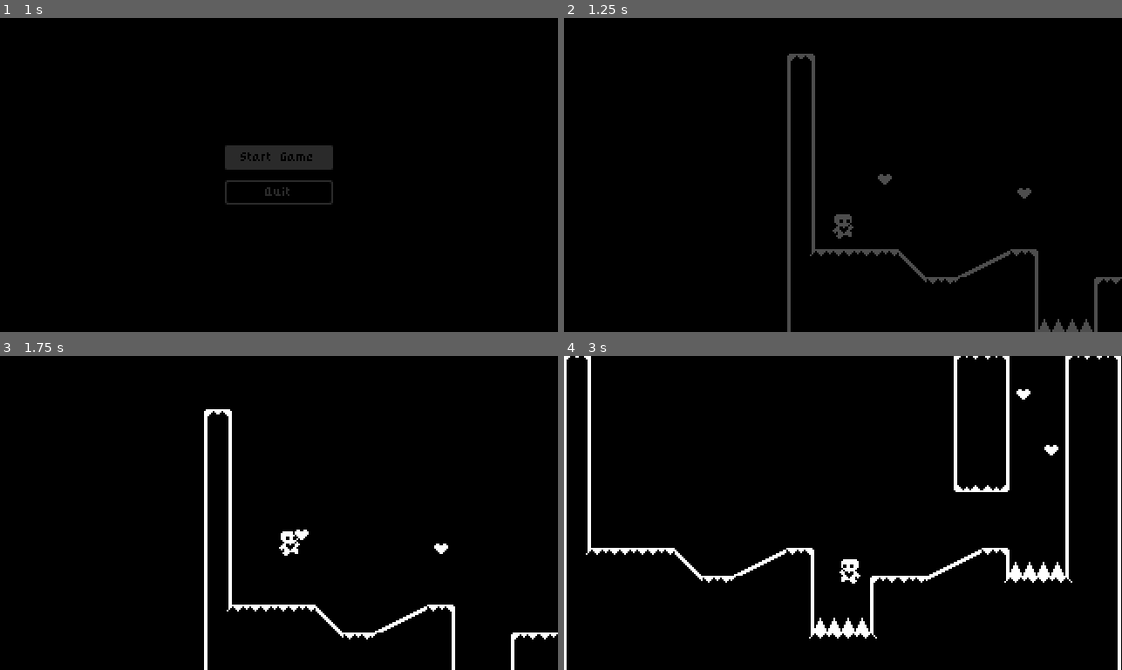
Above: before the commit, frames 1-4 (two rows, left to right).
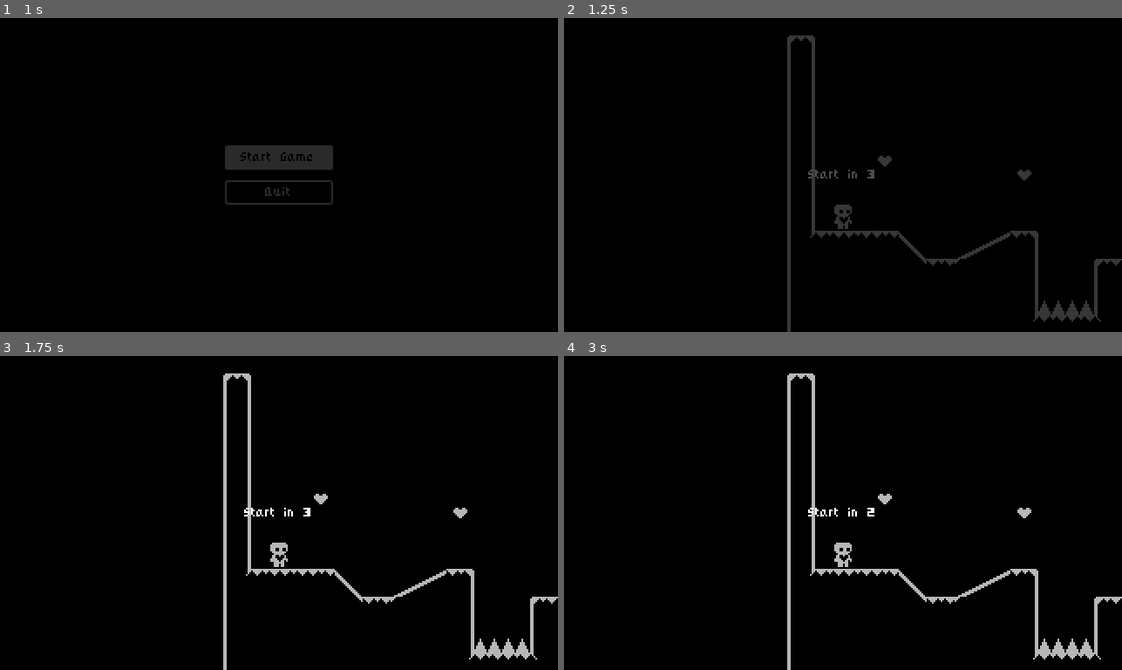
Above: after the commit, the same moments.

Repository: erikrios/heart-platformer
Game: Godot game, scene res://start_menu.tscn
Same seed, same stepped clock (60 frames per second), same inputs: the game is played once before the commit and once after it.
Inputs:
- Up to frame 1 (1 s): click "Start Game" at 0.5 s
- Up to frame 2 (1.25 s): no input
- Up to frame 3 (1.75 s): hold Right (move_right) from 1.28 s (still down); tap Space (jump) at 1.52 s
- Up to frame 4 (3 s): tap Space (jump) at 2.27 s; release Right (move_right) at 2.78 s; hold Left (move_left) from 2.78 s (still down)

Frame 1 is identical in both runs. In frame 2, 2.5% of the frame differs, in the area x 40-100%, y 5-100%; in frame 3, 4.7%; in frame 4, 7.3%, in the area x 0-100%, y 0-100%.

Commit message:
Adding count down timer

Diff:
--- a/level_one.tscn
+++ b/level_one.tscn
@@ -10,7 +10,7 @@
 next_level = ExtResource("2_5ohfk")
 
 [node name="Player" parent="." index="0"]
-position = Vector2(32, 96)
+position = Vector2(32, 112)
 
 [node name="Spikes" parent="." index="3" instance=ExtResource("2_77f55")]
 position = Vector2(144, 160)
--- a/level_two.tscn
+++ b/level_two.tscn
@@ -7,7 +7,7 @@
 [node name="World" instance=ExtResource("1_mv7ix")]
 
 [node name="Player" parent="." index="0"]
-position = Vector2(24, 40)
+position = Vector2(24, 160)
 
 [node name="LevelTileMap" parent="." index="2"]
 layer_0/tile_data = PackedInt32Array(65535, 0, 0, 0, 131072, 0, 65536, 131072, 1, 131072, 131072, 1, 196608, 131072, 1, …(7236 unchanged characters)…
--- a/player.gd
+++ b/player.gd
@@ -21,7 +21,6 @@
 	handle_air_acceleration(input_axis, delta)
 	apply_friction(input_axis, delta)
 	apply_air_resistance(input_axis, delta)
-	update_animations(input_axis)
 	var was_on_floor := is_on_floor()
 	var was_on_wall := is_on_wall_only()
 	if was_on_wall:
@@ -34,6 +33,7 @@
 	var just_left_wall := was_on_wall and not is_on_wall()
 	if just_left_wall:
 		wall_jump_timer.start()
+	update_animations(input_axis)
 
 func apply_gravity(delta: float) -> void:
 	if not is_on_floor():
--- a/project.godot
+++ b/project.godot
@@ -13,6 +13,7 @@
 config/name="Heart Platformer"
 run/main_scene="res://start_menu.tscn"
 config/features=PackedStringArray("4.1", "GL Compatibility")
+run/max_fps=60
 config/icon="res://icon.svg"
 
 [autoload]
--- a/world.gd
+++ b/world.gd
@@ -1,11 +1,21 @@
 extends Node2D
-
-@onready var level_completed: ColorRect = $CanvasLayer/LevelCompleted
 
 @export var next_level: PackedScene
 
+@onready var level_completed: ColorRect = $CanvasLayer/LevelCompleted
+@onready var start_in: ColorRect = %StartIn
+@onready var start_in_label: Label = %StartInLabel
+@onready var animation_player: AnimationPlayer = $AnimationPlayer
+
 func _ready() -> void:
 	Events.level_completed.connect(show_level_completed)
+	get_tree().paused = true
+	start_in.visible = true
+	await LevelTransition.fade_from_black()
+	animation_player.play("countdown")
+	await animation_player.animation_finished
+	get_tree().paused = false
+	start_in.visible = false
 
 func show_level_completed() -> void:
 	level_completed.show()
@@ -16,4 +26,3 @@
 	await LevelTransition.fade_to_black()
 	get_tree().paused = false
 	get_tree().change_scene_to_packed(next_level)
-	LevelTransition.fade_from_black()
--- a/world.tscn
+++ b/world.tscn
@@ -1,9 +1,46 @@
-[gd_scene load_steps=5 format=3 uid="uid://dcfjpwu0ejyrb"]
+[gd_scene load_steps=8 format=3 uid="uid://dcfjpwu0ejyrb"]
 
 [ext_resource type="Script" path="res://world.gd" id="1_ccsop"]
 [ext_resource type="PackedScene" uid="uid://dt7u4rascstes" path="res://player.tscn" id="2_43jwk"]
 [ext_resource type="PackedScene" uid="uid://kards84c2jt8" path="res://level_completed.tscn" id="5_n8tju"]
 [ext_resource type="PackedScene" uid="uid://dau6n6gpaa4hp" path="res://level_tile_map.tscn" id="6_rm3lr"]
+
+[sub_resource type="Animation" id="Animation_c2h1e"]
+resource_name = "countdown"
+length = 3.0
+tracks/0/type = "value"
+tracks/0/imported = false
+tracks/0/enabled = true
+tracks/0/path = NodePath("CanvasLayer/StartIn/CenterContainer/StartInLabel:text")
+tracks/0/interp = 1
+tracks/0/loop_wrap = true
+tracks/0/keys = {
+"times": PackedFloat32Array(0, 1, 2),
+"transitions": PackedFloat32Array(1, 1, 1),
+"update": 1,
+"values": ["Start in 3", "Start in 2", "Start in 1"]
+}
+
+[sub_resource type="Animation" id="Animation_011s5"]
+length = 0.001
+tracks/0/type = "value"
+tracks/0/imported = false
+tracks/0/enabled = true
+tracks/0/path = NodePath("CanvasLayer/StartIn/CenterContainer/StartInLabel:text")
+tracks/0/interp = 1
+tracks/0/loop_wrap = true
+tracks/0/keys = {
+"times": PackedFloat32Array(0),
+"transitions": PackedFloat32Array(1),
+"update": 1,
+"values": ["Start in 3"]
+}
+
+[sub_resource type="AnimationLibrary" id="AnimationLibrary_3a3vm"]
+_data = {
+"RESET": SubResource("Animation_011s5"),
+"countdown": SubResource("Animation_c2h1e")
+}
 
 [node name="World" type="Node2D"]
 script = ExtResource("1_ccsop")
@@ -15,4 +52,32 @@
 [node name="LevelCompleted" parent="CanvasLayer" instance=ExtResource("5_n8tju")]
 visible = false
 
+[node name="StartIn" type="ColorRect" parent="CanvasLayer"]
+unique_name_in_owner = true
+anchors_preset = 15
+anchor_right = 1.0
+anchor_bottom = 1.0
+grow_horizontal = 2
+grow_vertical = 2
+color = Color(0, 0, 0, 0.282353)
+
+[node name="CenterContainer" type="CenterContainer" parent="CanvasLayer/StartIn"]
+layout_mode = 1
+anchors_preset = 15
+anchor_right = 1.0
+anchor_bottom = 1.0
+grow_horizontal = 2
+grow_vertical = 2
+
+[node name="StartInLabel" type="Label" parent="CanvasLayer/StartIn/CenterContainer"]
+unique_name_in_owner = true
+layout_mode = 2
+text = "Start in 3"
+
 [node name="LevelTileMap" parent="." instance=ExtResource("6_rm3lr")]
+
+[node name="AnimationPlayer" type="AnimationPlayer" parent="."]
+process_mode = 3
+libraries = {
+"": SubResource("AnimationLibrary_3a3vm")
+}
